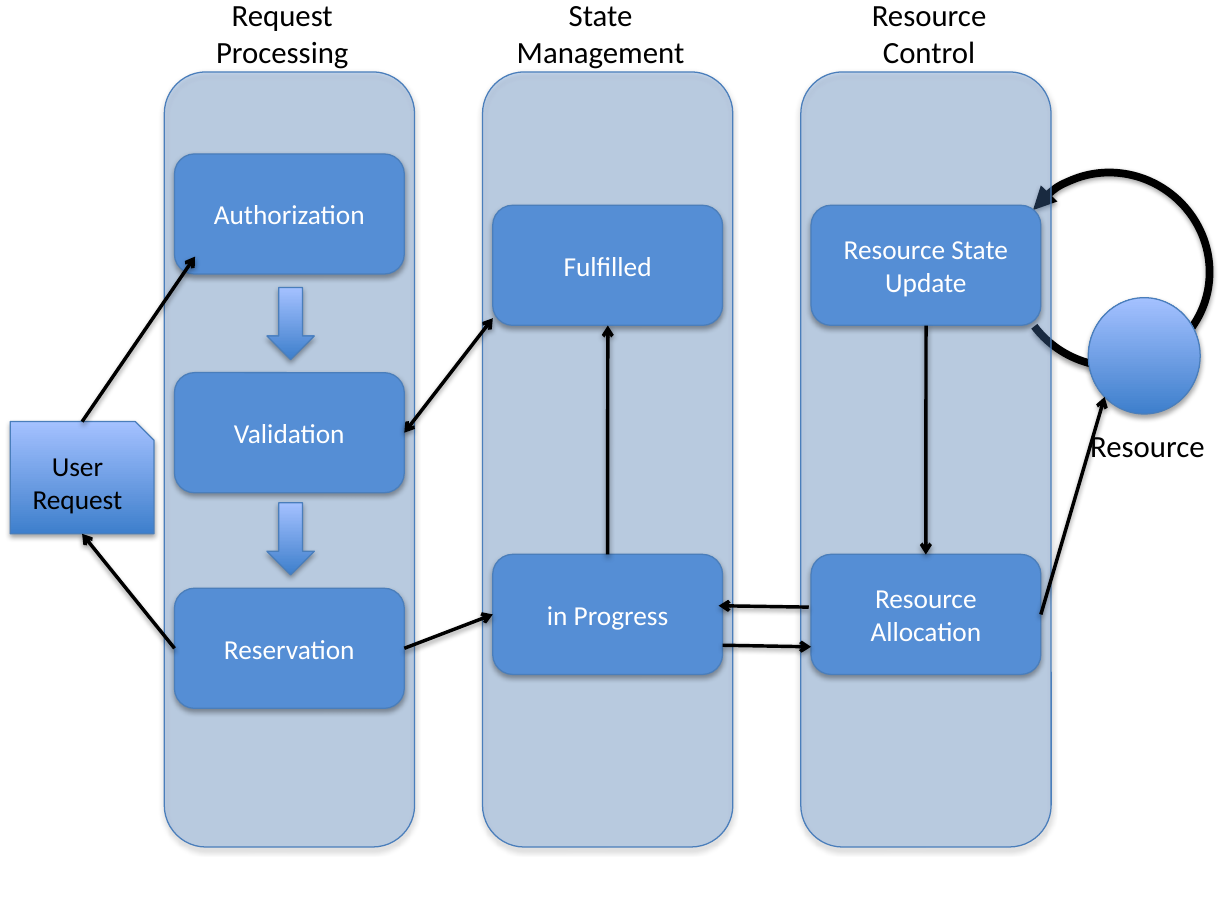
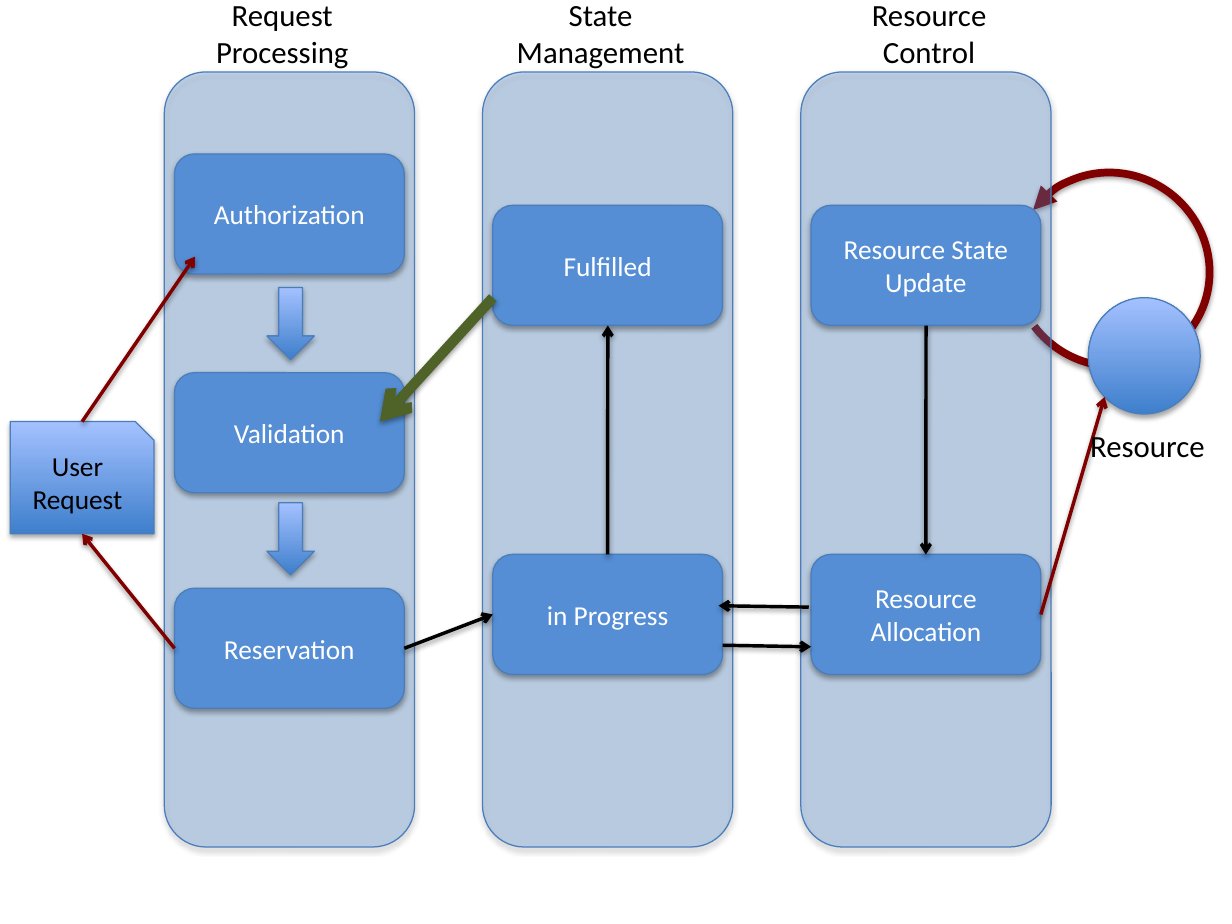
Before and after one commit to eucalyptus/architecture-docs, a slide deck: slide 5 of service-architecture/diagrams/message-flow-diagrams.pptx. Drawn at 1232x924 pixels with LibreOffice and Linux fonts; fonts in the diff are those of the drawing. Boxes give left, top, right and bottom in pixels: in the first picture for what was removed or moved away, otherwise in the second. Text is boxed around its words. In the diff, an @@ line names an element or a change of style, - is before the commit and + after.

Commit message:
changes the service message figure

```diff
--- a/service-architecture/diagrams/message-flow-diagrams.pptx
+++ b/service-architecture/diagrams/message-flow-diagrams.pptx
@@ arc (boxed as its full ellipse) at [975, 134, 1232, 406]: outline #000000 4.5 pt to #800000 4.5 pt @@
@@ arrow (83, 421) - (195, 256): stroke #000000 2 pt to #800000 2 pt @@
@@ double arrow moved from (404, 432) - (493, 318) to (493, 298) - (379, 421) @@
@@ double arrow (493, 298) - (379, 421): double arrow to arrow; stroke #000000 2 pt to #4F6228 6 pt @@
@@ arrow (1041, 615) - (1105, 397): stroke #000000 2 pt to #800000 2 pt @@
@@ arrow (175, 648) - (83, 533): stroke #000000 2 pt to #800000 2 pt @@
```
